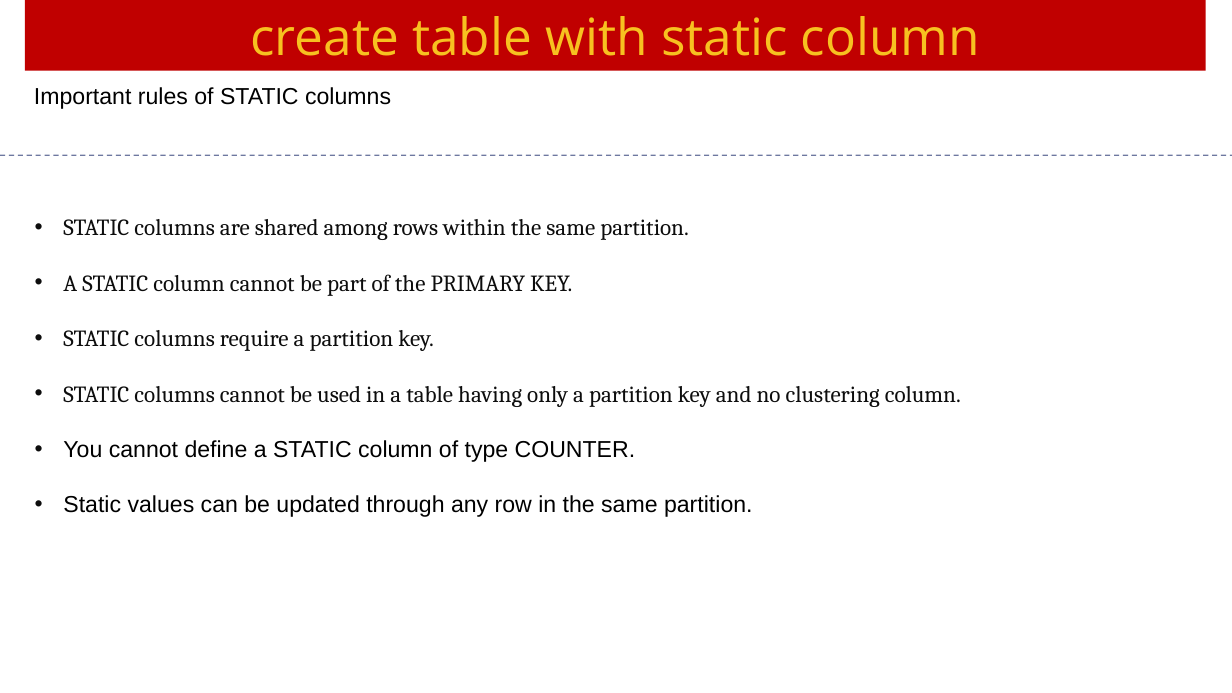
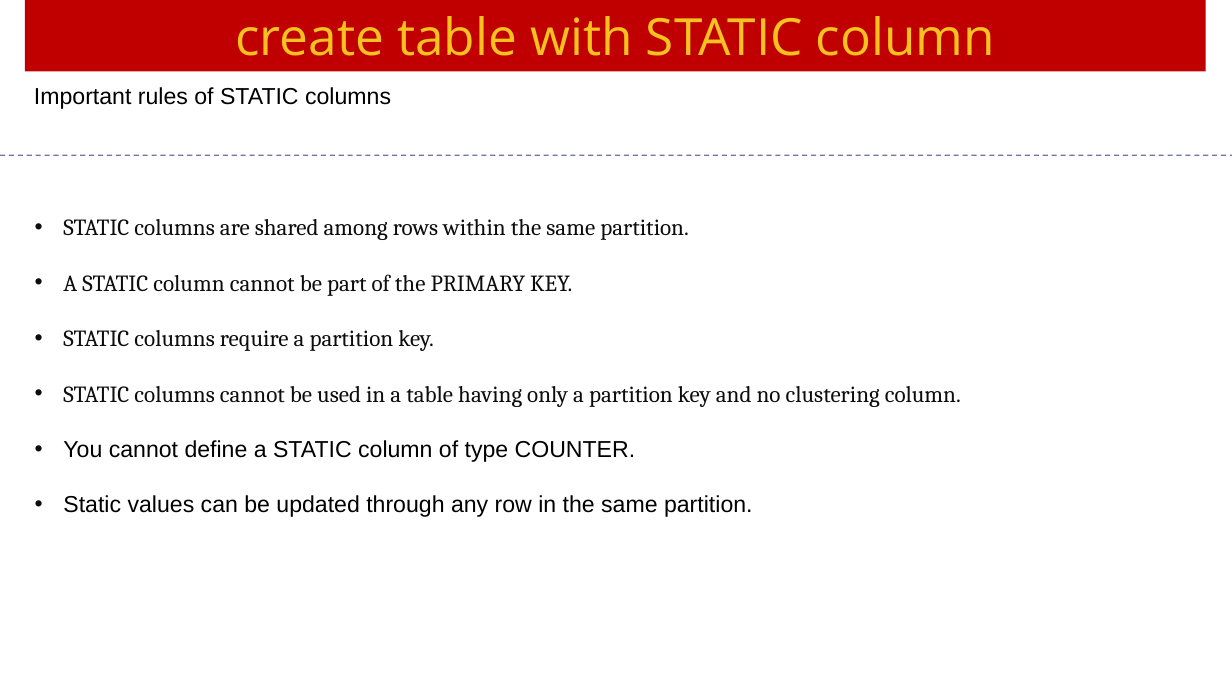
Before and after one commit to Saleel-Bagde/PPT-s, a slide deck: slide 19 of Cassandra Ver3.pptx. Drawn at 1232x693 pixels with LibreOffice and Linux fonts; fonts in the diff are those of the drawing. Boxes give left, top, right and bottom in pixels: in the first picture for what was removed or moved away, otherwise in the second. Text is boxed around its words. In the diff, an @@ line names an element or a change of style, - is before the commit and + after.

```diff
--- a/Cassandra Ver3.pptx
+++ b/Cassandra Ver3.pptx
@@ text in rectangle at <box>235,16,995,56</box>: text changed @@
-create table with static column
+create table with STATIC column
```
Also in this commit, not shown: 21 other slides changed.
